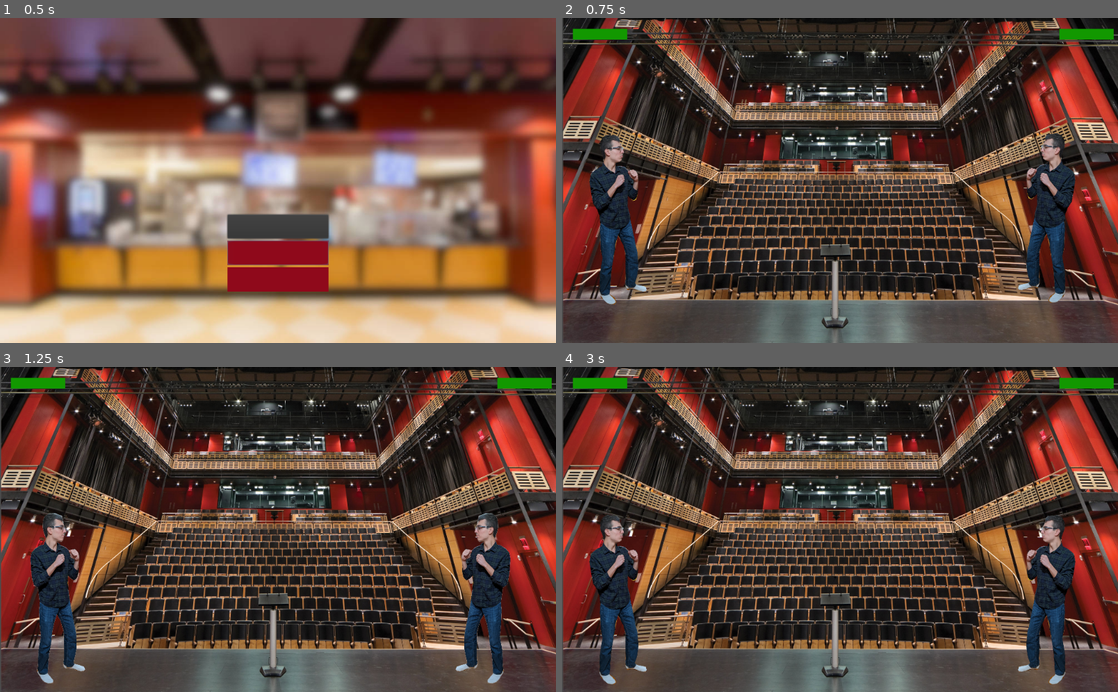
Above: before the commit, frames 1-4 (two rows, left to right).
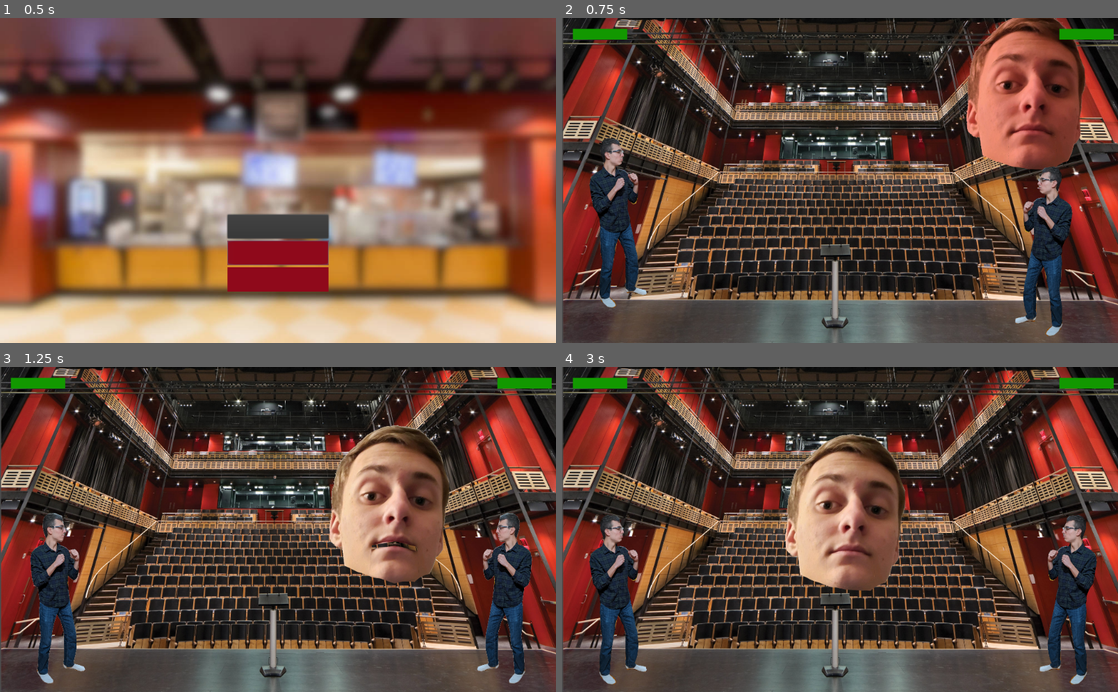
Above: after the commit, the same moments.

Repository: Apexal/wrathskeller
Game: Godot game, scene res://src/scenes/menu/Menu.tscn
Same seed, same stepped clock (60 frames per second), same inputs: the game is played once before the commit and once after it.
Inputs (mouse positions are in pixels of both pictures, inside the frame that each line leads up to):
- Up to frame 1 (0.5 s): no input
- Up to frame 2 (0.75 s): click "Training" at 0.5 s
- Up to frame 3 (1.25 s): no input
- Up to frame 4 (3 s): move the mouse to (962, 513) at 1.27 s; move the mouse to (728, 545) at 2.02 s; move the mouse to (895, 458) at 2.77 s

Frame 1 is identical in both runs. In frame 2, 12% of the frame differs, in the area x 4-95%, y 0-98%; in frame 3, 11%; in frame 4, 12%, in the area x 40-97%, y 19-98%.

Commit message:
Reset to before movement

Diff:
--- a/project.godot
+++ b/project.godot
@@ -10,12 +10,12 @@
 
 _global_script_classes=[ {
 "base": "KinematicBody2D",
-"class": "Player",
+"class": "Actor",
 "language": "GDScript",
-"path": "res://src/actors/players/player.gd"
+"path": "res://src/actors/actor.gd"
 } ]
 _global_script_class_icons={
-"Player": ""
+"Actor": ""
 }
 
 [application]
@@ -24,10 +24,6 @@
 config/description="Her Majesty Shirley has summoned you to fight in a grand tournament called in her honor - free tuition is the promised prize. Will you rise to the occasion?"
 run/main_scene="res://src/scenes/menu/Menu.tscn"
 config/icon="res://src/assets/icon.png"
-
-[autoload]
-
-PlayerMoves="*res://src/scripts/player_moves.gd"
 
 [input]
 
--- /dev/null
+++ b/src/actors/actor.gd
@@ -0,0 +1,29 @@
+class_name Actor
+extends KinematicBody2D
+
+# The direction of the floor, for move_and_slide
+const FLOOR_NORMAL = Vector2.UP
+
+export(Vector2) var speed := Vector2(150.0, 450.0) # x is walk speed, y is jump speed
+export(float) var gravity := 1300.0
+export(float) var max_health = 100.0
+
+var _health: float = max_health
+var _is_alive := true
+
+var _velocity := Vector2.ZERO # Movement velocity
+
+var target_to_face: KinematicBody2D # If set, will always face this body
+var _is_facing_right := true # Used to determine when to flip to face target
+
+func _face_target():
+	# Always make sure to face the target, if set
+	if target_to_face:
+		if (_is_facing_right and position.x > target_to_face.position.x) or (not _is_facing_right and position.x < target_to_face.position.x):
+			_is_facing_right = not _is_facing_right
+			scale.x = -1
+
+func _physics_process(delta):
+	_velocity.y += gravity * delta
+	move_and_slide(_velocity, FLOOR_NORMAL)
+	_face_target()
--- a/src/actors/players/Player.tscn
+++ b/src/actors/players/frank/Frank.tscn
@@ -6,7 +6,7 @@
 [sub_resource type="Animation" id=11]
 length = 0.001
 tracks/0/type = "value"
-tracks/0/path = NodePath("FrankSprite:frame")
+tracks/0/path = NodePath("Sprite:frame")
 tracks/0/interp = 1
 tracks/0/loop_wrap = true
 tracks/0/imported = false
@@ -66,7 +66,7 @@
 "values": [ Vector2( 2.649, 15.508 ) ]
 }
 tracks/5/type = "value"
-tracks/5/path = NodePath("FrankSprite:position")
+tracks/5/path = NodePath("Sprite:position")
 tracks/5/interp = 1
 tracks/5/loop_wrap = true
 tracks/5/imported = false
@@ -90,7 +90,7 @@
 "values": [ Color( 1, 1, 1, 1 ) ]
 }
 tracks/7/type = "value"
-tracks/7/path = NodePath("FrankSprite:scale")
+tracks/7/path = NodePath("Sprite:scale")
 tracks/7/interp = 1
 tracks/7/loop_wrap = true
 tracks/7/imported = false
@@ -106,7 +106,7 @@
 resource_name = "block"
 length = 0.5
 tracks/0/type = "value"
-tracks/0/path = NodePath("FrankSprite:frame")
+tracks/0/path = NodePath("Sprite:frame")
 tracks/0/interp = 1
 tracks/0/loop_wrap = true
 tracks/0/imported = false
@@ -146,7 +146,7 @@
 resource_name = "crouch"
 length = 0.2
 tracks/0/type = "value"
-tracks/0/path = NodePath("FrankSprite:frame")
+tracks/0/path = NodePath("Sprite:frame")
 tracks/0/interp = 1
 tracks/0/loop_wrap = true
 tracks/0/imported = false
@@ -182,7 +182,7 @@
 "values": [ Vector2( 3.517, 7.698 ) ]
 }
 tracks/3/type = "value"
-tracks/3/path = NodePath("FrankSprite:position")
+tracks/3/path = NodePath("Sprite:position")
 tracks/3/interp = 1
 tracks/3/loop_wrap = true
 tracks/3/imported = false
@@ -198,7 +198,7 @@
 resource_name = "crouch_walk"
 length = 0.2
 tracks/0/type = "value"
-tracks/0/path = NodePath("FrankSprite:frame")
+tracks/0/path = NodePath("Sprite:frame")
 tracks/0/interp = 1
 tracks/0/loop_wrap = true
 tracks/0/imported = false
@@ -234,7 +234,7 @@
 "values": [ Vector2( 3.517, 7.698 ) ]
 }
 tracks/3/type = "value"
-tracks/3/path = NodePath("FrankSprite:position")
+tracks/3/path = NodePath("Sprite:position")
 tracks/3/interp = 1
 tracks/3/loop_wrap = true
 tracks/3/imported = false
@@ -250,7 +250,7 @@
 resource_name = "hurt"
 length = 0.2
 tracks/0/type = "value"
-tracks/0/path = NodePath("FrankSprite:frame")
+tracks/0/path = NodePath("Sprite:frame")
 tracks/0/interp = 1
 tracks/0/loop_wrap = true
 tracks/0/imported = false
@@ -303,7 +303,7 @@
 length = 0.4
 loop = true
 tracks/0/type = "value"
-tracks/0/path = NodePath("FrankSprite:frame")
+tracks/0/path = NodePath("Sprite:frame")
 tracks/0/interp = 1
 tracks/0/loop_wrap = true
 tracks/0/imported = false
@@ -315,7 +315,7 @@
 "values": [ 7, 8 ]
 }
 tracks/1/type = "value"
-tracks/1/path = NodePath("FrankSprite:position")
+tracks/1/path = NodePath("Sprite:position")
 tracks/1/interp = 1
 tracks/1/loop_wrap = true
 tracks/1/imported = false
@@ -355,7 +355,7 @@
 resource_name = "jump"
 length = 0.8
 tracks/0/type = "value"
-tracks/0/path = NodePath("FrankSprite:frame")
+tracks/0/path = NodePath("Sprite:frame")
 tracks/0/interp = 1
 tracks/0/loop_wrap = true
 tracks/0/imported = false
@@ -391,7 +391,7 @@
 "values": [ Vector2( -8, -37 ) ]
 }
 tracks/3/type = "value"
-tracks/3/path = NodePath("FrankSprite:position")
+tracks/3/path = NodePath("Sprite:position")
 tracks/3/interp = 1
 tracks/3/loop_wrap = true
 tracks/3/imported = false
@@ -407,7 +407,7 @@
 resource_name = "kick"
 length = 0.5
 tracks/0/type = "value"
-tracks/0/path = NodePath("FrankSprite:position")
+tracks/0/path = NodePath("Sprite:position")
 tracks/0/interp = 1
 tracks/0/loop_wrap = true
 tracks/0/imported = false
@@ -419,7 +419,7 @@
 "values": [ Vector2( 0, 4.94537 ) ]
 }
 tracks/1/type = "value"
-tracks/1/path = NodePath("FrankSprite:scale")
+tracks/1/path = NodePath("Sprite:scale")
 tracks/1/interp = 1
 tracks/1/loop_wrap = true
 tracks/1/imported = false
@@ -431,7 +431,7 @@
 "values": [ Vector2( 0.376866, 0.372751 ) ]
 }
 tracks/2/type = "value"
-tracks/2/path = NodePath("FrankSprite:frame")
+tracks/2/path = NodePath("Sprite:frame")
 tracks/2/interp = 1
 tracks/2/loop_wrap = true
 tracks/2/imported = false
@@ -495,7 +495,7 @@
 resource_name = "punch"
 length = 0.5
 tracks/0/type = "value"
-tracks/0/path = NodePath("FrankSprite:frame")
+tracks/0/path = NodePath("Sprite:frame")
 tracks/0/interp = 1
 tracks/0/loop_wrap = true
 tracks/0/imported = false
@@ -555,7 +555,7 @@
 "values": [ Vector2( 2.622, 14.917 ), Vector2( 2.622, 14.917 ) ]
 }
 tracks/5/type = "value"
-tracks/5/path = NodePath("FrankSprite:position")
+tracks/5/path = NodePath("Sprite:position")
 tracks/5/interp = 1
 tracks/5/loop_wrap = true
 tracks/5/imported = false
@@ -570,7 +570,7 @@
 [sub_resource type="Animation" id=44]
 resource_name = "walk"
 tracks/0/type = "value"
-tracks/0/path = NodePath("FrankSprite:frame")
+tracks/0/path = NodePath("Sprite:frame")
 tracks/0/interp = 1
 tracks/0/loop_wrap = true
 tracks/0/imported = false
@@ -719,11 +719,12 @@
 [sub_resource type="CircleShape2D" id=9]
 radius = 30.0651
 
-[node name="Player" type="KinematicBody2D"]
+[node name="Frank" type="KinematicBody2D"]
 position = Vector2( 100, 394 )
 scale = Vector2( 1, 1.01104 )
 script = ExtResource( 2 )
 speed = Vector2( 300, 500 )
+player_name = "Frank"
 
 [node name="AnimationPlayer" type="AnimationPlayer" parent="."]
 anims/RESET = SubResource( 11 )
@@ -743,14 +744,15 @@
 active = true
 parameters/playback = SubResource( 14 )
 
-[node name="FrankSprite" type="Sprite" parent="."]
+[node name="Sprite" type="Sprite" parent="."]
 scale = Vector2( 0.376866, 0.372751 )
 texture = ExtResource( 1 )
 hframes = 9
+frame = 7
 
 [node name="BodyCollider" type="CollisionShape2D" parent="."]
-position = Vector2( -15.5, 13.9093 )
-scale = Vector2( 2.649, 15.508 )
+position = Vector2( -11, 20 )
+scale = Vector2( 2.886, 15.048 )
 shape = SubResource( 19 )
 
 [node name="HitArea" type="Area2D" parent="."]
@@ -758,5 +760,3 @@
 [node name="HitCollider" type="CollisionShape2D" parent="HitArea"]
 shape = SubResource( 9 )
 disabled = true
-
-[connection signal="body_entered" from="HitArea" to="." method="_on_HitArea_body_entered"]
--- a/src/actors/players/player.gd
+++ b/src/actors/players/player.gd
@@ -1,170 +1,24 @@
-extends KinematicBody2D
-class_name Player
-signal hit
-signal health_changed
+extends Actor
 
-var _velocity := Vector2.ZERO
-const FLOOR_NORMAL = Vector2.UP
-export(Vector2) var speed := Vector2(150.0, 350.0)
 onready var state_machine: AnimationNodeStateMachinePlayback = $AnimationTree["parameters/playback"]
-onready var gravity = 900.0
-
-const NO_MOVE = -1
-var current_move_index := NO_MOVE
-
-var target_to_face: KinematicBody2D
 
 # Player selection variables
-export(String, "frank") var player_move_set := "frank" # Determines the available moves and animations
+export(String) var player_name := ""
 export(int) var player_number := 1
 
-# Health variables
-export(float) var MAX_HEALTH = 100.0
-var health = MAX_HEALTH
-
-var facing_right := true
-var is_jumping := false
-var attack_cool_down := 0.25
-var damage_cool_down := 0.25
-
-var time_since_last_attack := attack_cool_down
-var time_since_last_damage := damage_cool_down
-
-# Moveset for the selected player, is set in _ready
-var moves
+var _damage_cool_down := 0.25
 
 func _ready():
-	moves = PlayerMoves.playerMoves[player_move_set]
-	print(String(len(moves)) + " moves recognized for " + player_move_set)
+	pass
 
-func get_direction():
-	return Vector2(
-		Input.get_action_strength("player_" + String(player_number) + "_move_right") - Input.get_action_strength("player_" + String(player_number) + "_move_left"),
-		-1 if is_on_floor() and Input.is_action_just_pressed("player_" + String(player_number) + "_jump") else 0
-	)
-
-# This function calculates a new velocity whenever you need it.
-# It allows you to interrupt jumps.
-func calculate_move_velocity(
-	linear_velocity,
-	direction,
-	speed,
-	is_jump_interrupted
-):
-	var velocity = linear_velocity
-
-	if current_move_index == NO_MOVE and is_on_floor():
-		velocity.x = speed.x * direction.x
-	elif is_on_floor():
-		velocity.x = 0
-
-	if direction.y != 0.0:
-		velocity.y = speed.y * direction.y
-	if is_jump_interrupted:
-#		is_jumping = false
-		# Decrease the Y velocity by multiplying it, but don't set it to 0
-		# as to not be too abrupt.
-		velocity.y *= 0.6
-	return velocity
-
-func determine_move_index():
-	if current_move_index == NO_MOVE:
-		for i in len(moves):
-			var move = moves[i]
-
-			# Check if this attacks' input is pressed
-			var all_inputs_pressed := true
-			for input_suffix in move["inputs"]:
-				if not Input.is_action_pressed("player_" + String(player_number) + "_" + input_suffix):
-					all_inputs_pressed = false
-					break
-
-			if all_inputs_pressed:
-				return i
-
-	return null
-
-func get_current_move():
-	if current_move_index == NO_MOVE:
-		return null
-
-	return moves[current_move_index]
-
-func execute_move(move_index: int):
-	var move = moves[move_index]
-	current_move_index = move_index
-	state_machine.travel(move["animation_name"])
-
-func stop_current_move():
-	current_move_index = NO_MOVE
-	time_since_last_attack = 0
+func player_input(input_name: String) -> String:
+	return "player_" + String(player_number) + "_" + input_name
 
 func take_damage(damage_amount: float):
-	if time_since_last_damage < damage_cool_down:
-		return
-
-	var current_move = get_current_move()
-	if current_move and current_move["type"] == PlayerMoves.BLOCK:
-		damage_amount *= 0.5
-
-	# Knockback
-	_velocity.x = -200 if facing_right else 200
-	_velocity.y = -250
-
-	time_since_last_damage = 0
-
-	print("player " + String(player_number) + " takes " + String(damage_amount) + " damage")
-	health -= damage_amount
-	if health < 0:
-		health = 0
-	state_machine.travel("hurt")
-	emit_signal("health_changed", player_number, health)
+	pass
 
 func _physics_process(delta):
-	_velocity.y += gravity * delta
-	move_and_slide(_velocity, FLOOR_NORMAL)
+	pass
 
 func _process(delta):
-	var current_node = state_machine.get_current_node()
-	var input_direction = get_direction()
-
-	_velocity = calculate_move_velocity(_velocity, input_direction, speed, false)
-
-	# Always make sure to face the target, if set
-	if target_to_face:
-		if (facing_right and position.x > target_to_face.position.x) or (not facing_right and position.x < target_to_face.position.x):
-			facing_right = not facing_right
-			scale.x = -1
-
-	if current_move_index == NO_MOVE:
-		if not is_on_floor():
-			pass
-#			state_machine.travel("jump")
-		elif Input.is_action_pressed("player_" + String(player_number) + "_down"):
-			state_machine.travel("crouch" if _velocity.x == 0 else "crouch_walk")
-		elif _velocity.x == 0:
-			state_machine.travel("idle")
-		else:
-			state_machine.travel("walk")
-
-	# When move animation is over, end move
-	if current_move_index != NO_MOVE and current_node != moves[current_move_index]["animation_name"]:
-		stop_current_move()
-
-	if current_move_index == NO_MOVE:
-		time_since_last_attack += delta
-
-	time_since_last_damage += delta
-
-	var new_move_index = determine_move_index()
-
-	if new_move_index != null and time_since_last_attack >= attack_cool_down:
-		execute_move(new_move_index)
-
-
-# When another body (probably a player) enters this player's hit area,
-# deal them the amount of damage that the current move deals.
-# This might be mitigated on their end by a block.
-func _on_HitArea_body_entered(body: Player):
-	if body and body.has_method("take_damage"):
-		body.take_damage(moves[current_move_index]["damage"])
+	pass
--- a/src/scenes/training/TrainingLevel.gd
+++ b/src/scenes/training/TrainingLevel.gd
@@ -4,24 +4,15 @@
 export(PackedScene) var Player2
 
 func _ready():
-	var player1: Player = Player1.instance()
+	var player1: Actor = Player1.instance()
 	add_child(player1)
 	player1.player_number = 1
 	player1.position = $Player1StartPos.position
-	player1.connect("health_changed", self, "_on_health_change")
 
-	var player2: Player = Player2.instance()
+	var player2: Actor = Player2.instance()
 	add_child(player2)
 	player2.player_number = 2
 	player2.position = $Player2StartPos.position
-	player2.connect("health_changed", self, "_on_health_change")
 
 	player1.target_to_face = player2
 	player2.target_to_face = player1
-
-func _on_health_change(player_number, new_health):
-	print("health changed", player_number, new_health)
-	if player_number == 1:
-		$Player1HealthBar.rect_size.x = new_health
-	if player_number == 2:
-		$Player2HealthBar.margin_right = 916 + new_health
--- a/src/scenes/training/TrainingLevel.tscn
+++ b/src/scenes/training/TrainingLevel.tscn
@@ -1,8 +1,9 @@
-[gd_scene load_steps=5 format=2]
+[gd_scene load_steps=6 format=2]
 
 [ext_resource path="res://src/scenes/training/empac_stage.jpg" type="Texture" id=1]
 [ext_resource path="res://src/scenes/training/TrainingLevel.gd" type="Script" id=2]
-[ext_resource path="res://src/actors/players/Player.tscn" type="PackedScene" id=6]
+[ext_resource path="res://src/actors/npcs/head/Head.tscn" type="PackedScene" id=3]
+[ext_resource path="res://src/actors/players/frank/Frank.tscn" type="PackedScene" id=6]
 
 [sub_resource type="RectangleShape2D" id=8]
 extents = Vector2( 511, 35.5 )
@@ -48,6 +49,8 @@
 rotation = 1.5708
 shape = SubResource( 8 )
 
+[node name="FloatingAaronHead" parent="." instance=ExtResource( 3 )]
+
 [node name="Player1StartPos" type="Position2D" parent="."]
 position = Vector2( 111, 338 )
 
--- a/src/scripts/player_moves.gd
+++ /dev/null
@@ -1,34 +0,0 @@
-extends Node
-
-enum {ATTACK, BLOCK, TAUNT}
-
-# Every player needs to have these moves animated
-const baseMoves = [
-	{
-		"name": "Block",
-		"type": BLOCK,
-		"animation_name": "block",
-		"inputs": ["block"]
-	},
-	{
-		"name": "Punch",
-		"type": ATTACK,
-		"animation_name": "punch",
-		"inputs": ["attack"],
-		"damage": 5.0
-	},
-	{
-		"name": "Kick",
-		"type": ATTACK,
-		"animation_name": "kick",
-		"inputs": ["special"],
-		"damage": 10.0
-	}
-]
-
-# Custom moves
-const frankMoves = []
-
-const playerMoves = {
-	"frank": baseMoves + frankMoves
-}
